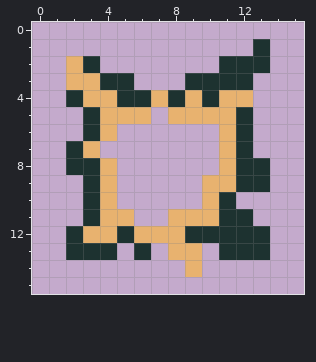
Pixel-art file -- Assets/Art/raw/breach.aseprite. Above: the version before the commit.
16x16 pixels, 1 frame.
And afterwards:
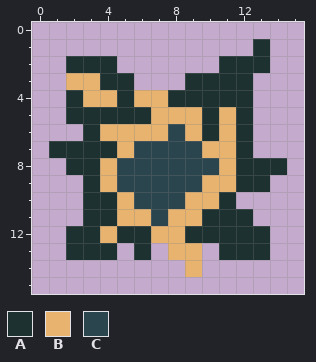
Palette (. is transparent): A #1d3230  B #e8b26f  C #2b454f
Author's note on the commit: Fill in breach sprite transparency
What changed:
@@ x 0..15 @@
  1 .............A..
- 2 ..BA.......AAA..
+ 2 ..AAA......AAA..
  3 ..BBAA...AAAA...
- 4 ..ABBAABABABB...
- 5 ...ABBB.BBBBA...
- 6 ...AB......BA...
- 7 ..AB.......BA...
- 8 ..AAB......BAA..
- 9 ...AB.....BBAA..
-10 ...AB.....BA....
-11 ...ABB..BBBAA...
-12 ..ABBABBBAAAAA..
+ 4 ..ABBABBAAAAA...
+ 5 ..AAAAABBBABA...
+ 6 ...ABBBBCBABA...
+ 7 .AAAABCCCCBBA...
+ 8 ..AABCCCCCCBAAA.
+ 9 ...ABCCCCCBBAA..
+10 ...AABCCCBBA....
+11 ...AABBCBBAAA...
+12 ..AABAABBAAAAA..
 13 ..AAA.A.BB.AAA..
